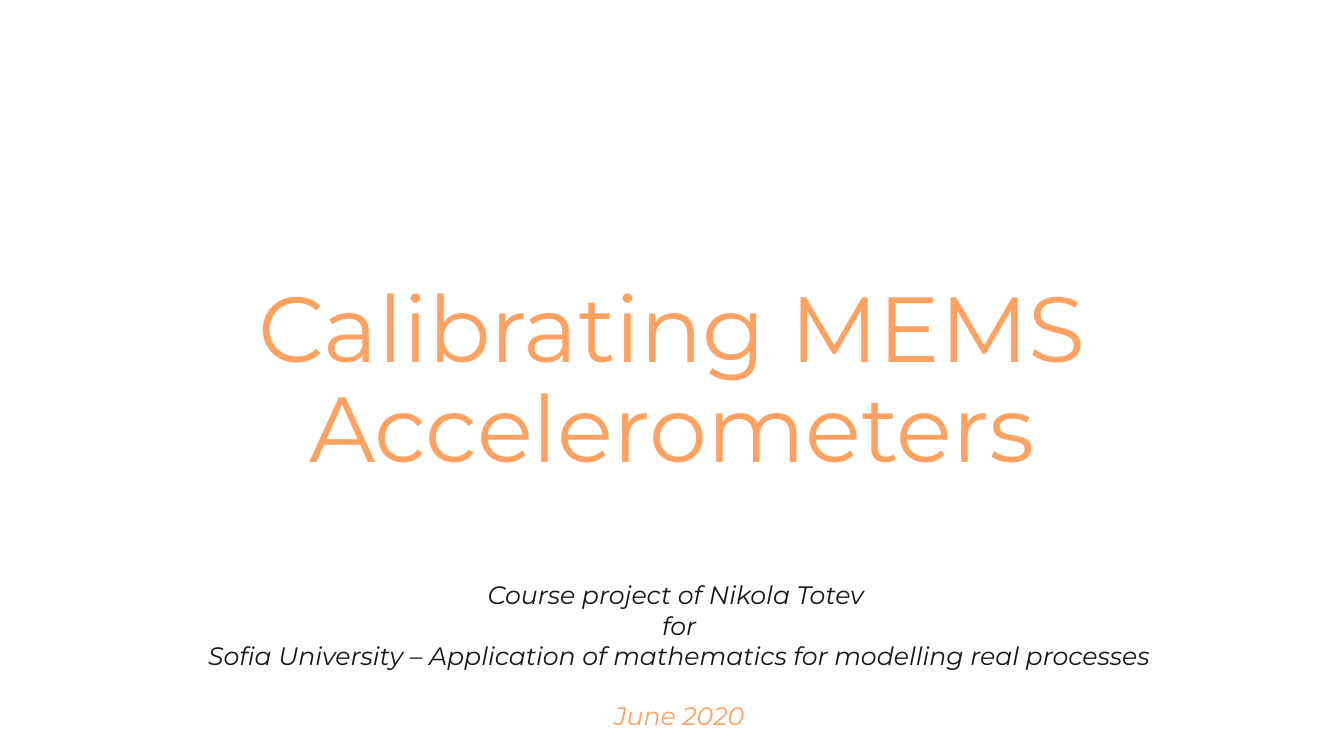
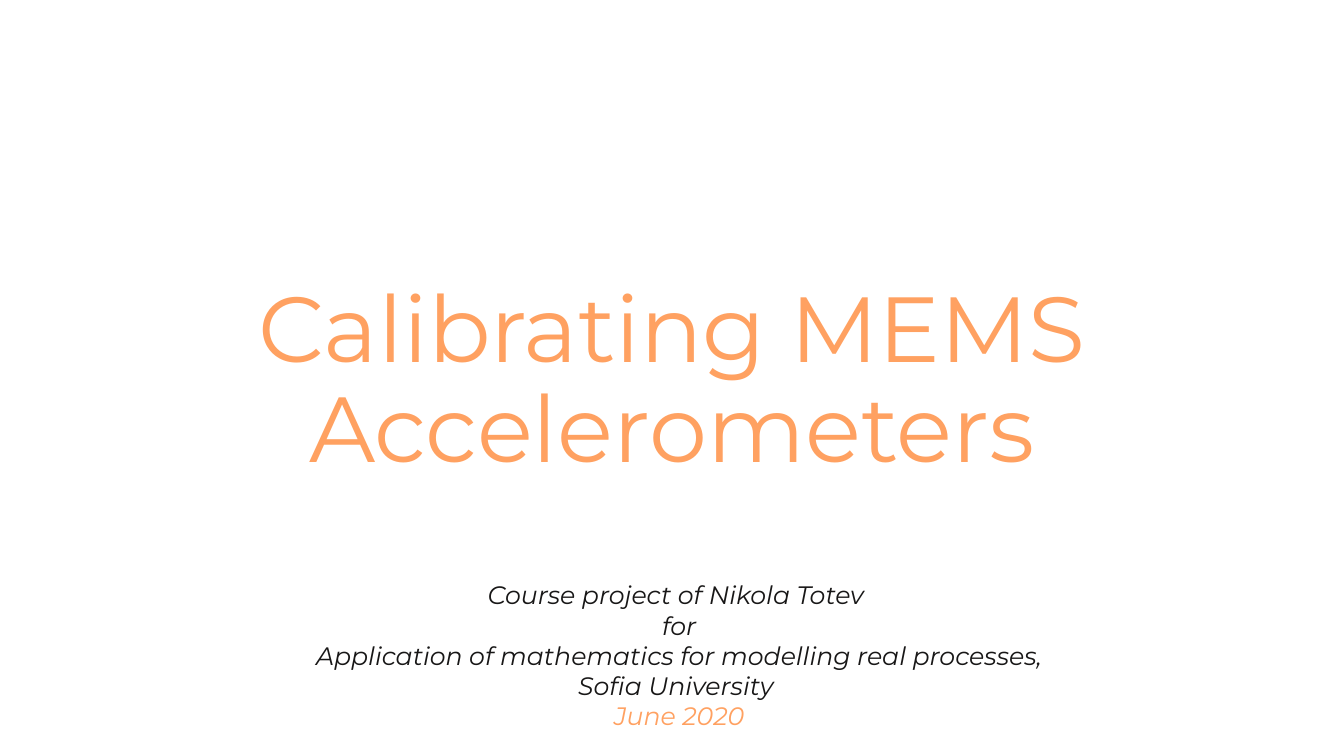
Before and after one commit to NikolaTotev/AMMRP-Course-Project, a slide deck: slide 1 of Presentation Materials/Калибриране на MEMS Акселерометри.pptx. Drawn at 1344x756 pixels with LibreOffice and Linux fonts; fonts in the diff are those of the drawing. Boxes give left, top, right and bottom in pixels: in the first picture for what was removed or moved away, otherwise in the second. Text is boxed around its words. In the diff, an @@ line names an element or a change of style, - is before the commit and + after.

```diff
--- a/Presentation Materials/Калибриране на MEMS Акселерометри.pptx
+++ b/Presentation Materials/Калибриране на MEMS Акселерометри.pptx
@@ text at [316, 646, 1042, 700]: text changed @@
-Sofia University – Application of mathematics for modelling real processes
+Application of mathematics for modelling real processes,
+Sofia University
```
Also in this commit, not shown: 4 other slides changed, 5 slides added, 4 slides removed, 5 other files.
